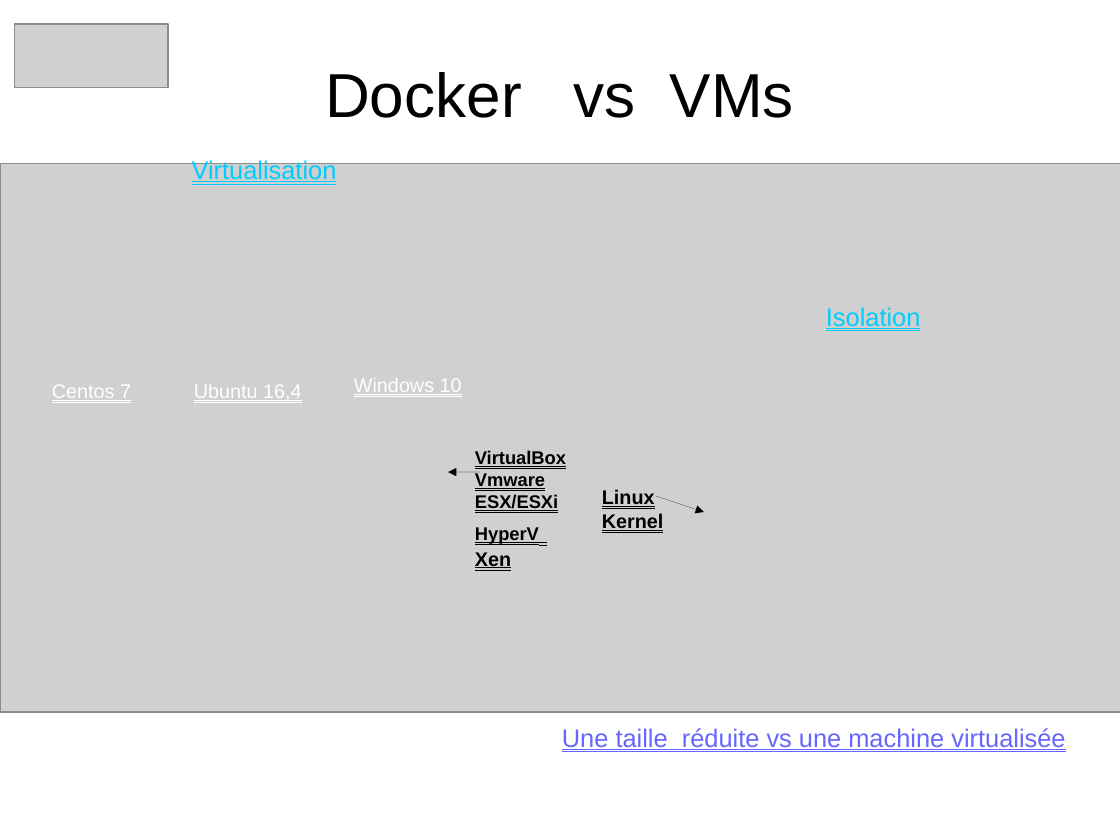
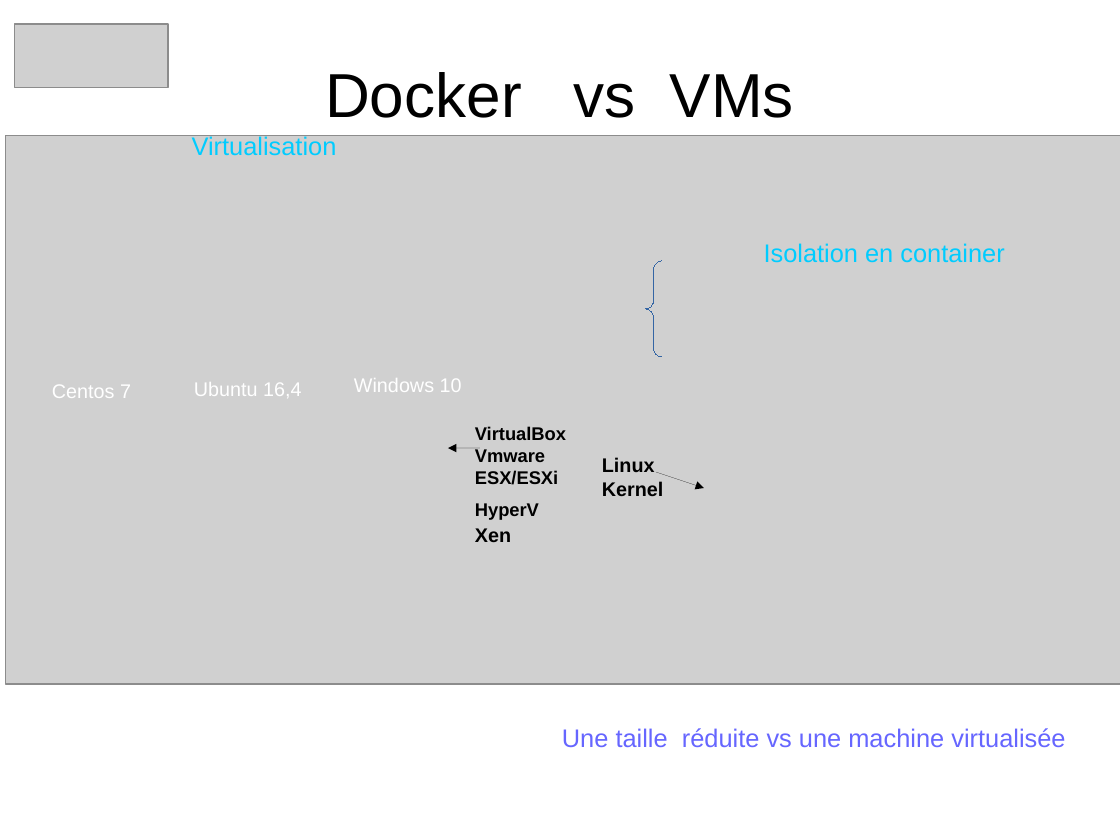
Before and after one commit to heylve/current, a slide deck: slide 4 of Rencontre_devs/docker_dev_conf_20_11_2017.odp. Drawn at 1120x840 pixels with LibreOffice and Linux fonts; fonts in the diff are those of the drawing; grey boxes stand for pictures. Boxes give left, top, right and bottom in pixels: in the first picture for what was removed or moved away, otherwise in the second. Text is boxed around its words. In the diff, an @@ line names an element or a change of style, - is before the commit and + after.

```diff
--- a/Rencontre_devs/docker_dev_conf_20_11_2017.odp
+++ b/Rencontre_devs/docker_dev_conf_20_11_2017.odp
@@ picture: place and size @@
-picture at bbox=[0, 164, 1120, 712]
+picture at bbox=[6, 135, 1120, 684]
@@ freeform shape added at bbox=[645, 261, 662, 357], outline #3465A4 0 pt @@
@@ text at bbox=[764, 243, 1004, 263]: text changed @@
-Isolation
+Isolation en container
@@ underline off in 7 elements at bbox=[354, 378, 462, 392], bbox=[52, 385, 131, 398], bbox=[562, 728, 1065, 747], bbox=[194, 382, 301, 396], bbox=[192, 135, 337, 156], bbox=[475, 426, 566, 542], bbox=[602, 457, 664, 496] @@
@@ text "Linux Kernel": place and size @@
-text "Linux Kernel" at bbox=[602, 489, 664, 533]
+text "Linux Kernel" at bbox=[602, 457, 664, 496]
@@ 2 texts, 2 arrows: place and size @@
-2 texts, 2 arrows at bbox=[192, 159, 704, 568]
+2 texts, 2 arrows at bbox=[192, 135, 704, 542]
```
Also in this commit, not shown: 8 other slides changed, 3 slides added, 8 slides removed, 1 other file.
